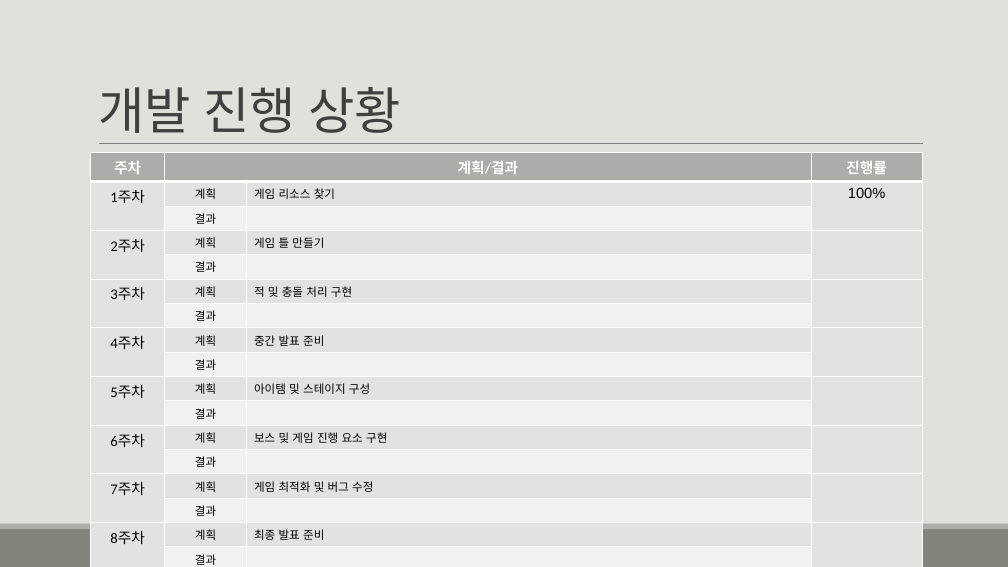
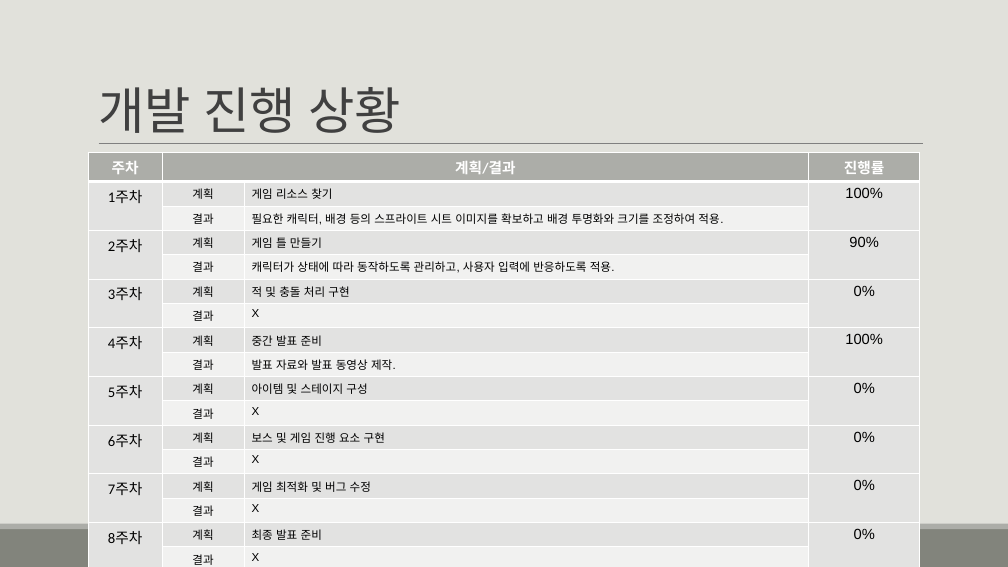
Before and after one commit to paul156156/2DGP_Project, a slide deck: slide 3 of 발표 자료/2DGP 중간 발표.pptx. Drawn at 1008x567 pixels with LibreOffice and Linux fonts; fonts in the diff are those of the drawing. Boxes give left, top, right and bottom in pixels: in the first picture for what was removed or moved away, otherwise in the second. Text is boxed around its words. In the diff, an @@ line names an element or a change of style, - is before the commit and + after.

```diff
--- a/발표 자료/2DGP 중간 발표.pptx
+++ b/발표 자료/2DGP 중간 발표.pptx
@@ table at [88,153,920,567] @@
-row 3, column 3: 
+row 3, column 3: 필요한 캐릭터, 배경 등의 스프라이트 시트 이미지를 확보하고 배경 투명화와 크기를 조정하여 적용.
-row 4, column 4: 
+row 4, column 4: 90%
-row 5, column 3: 
+row 5, column 3: 캐릭터가 상태에 따라 동작하도록 관리하고, 사용자 입력에 반응하도록 적용.
-row 6, column 4: 
+row 6, column 4: 0%
-row 7, column 3: 
+row 7, column 3: X
-row 8, column 4: 
+row 8, column 4: 100%
-row 9, column 3: 
+row 9, column 3: 발표 자료와 발표 동영상 제작.
-row 10, column 4: 
+row 10, column 4: 0%
-row 11, column 3: 
+row 11, column 3: X
-row 12, column 4: 
+row 12, column 4: 0%
-row 13, column 3: 
+row 13, column 3: X
-row 14, column 4: 
+row 14, column 4: 0%
-row 15, column 3: 
+row 15, column 3: X
-row 16, column 4: 
+row 16, column 4: 0%
-row 17, column 3: 
+row 17, column 3: X
```
Also in this commit, not shown: 2 other slides changed, 1 slide added, 1 slide removed, 4 other files.
